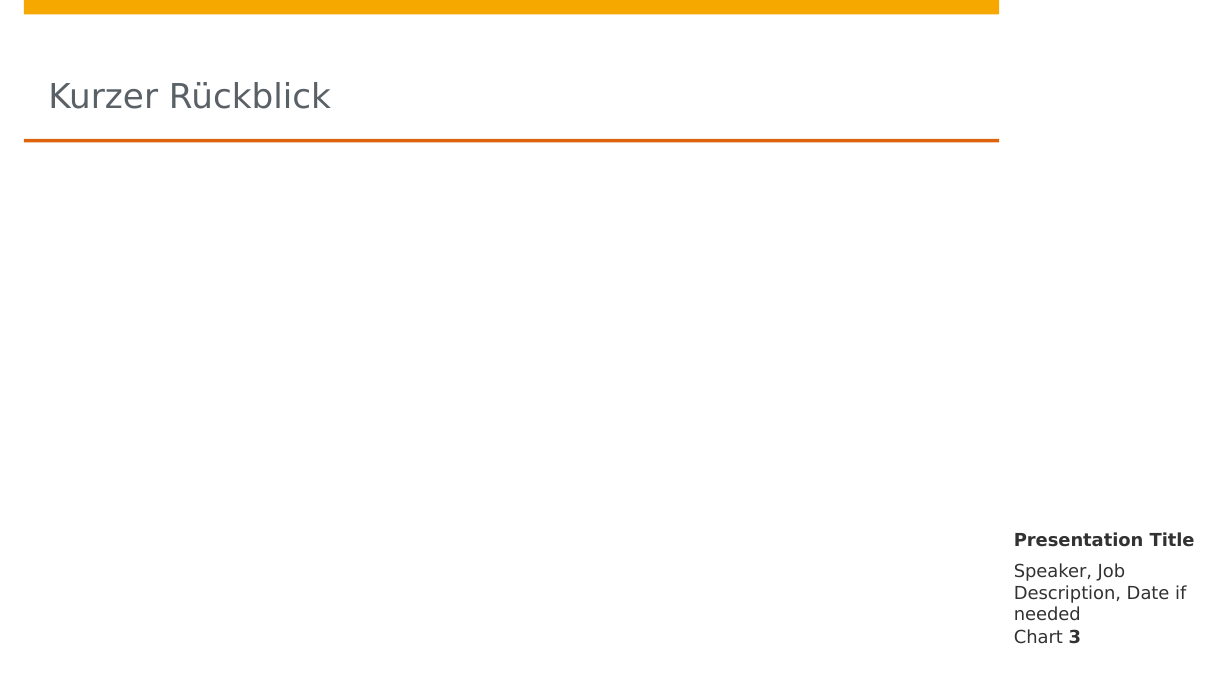
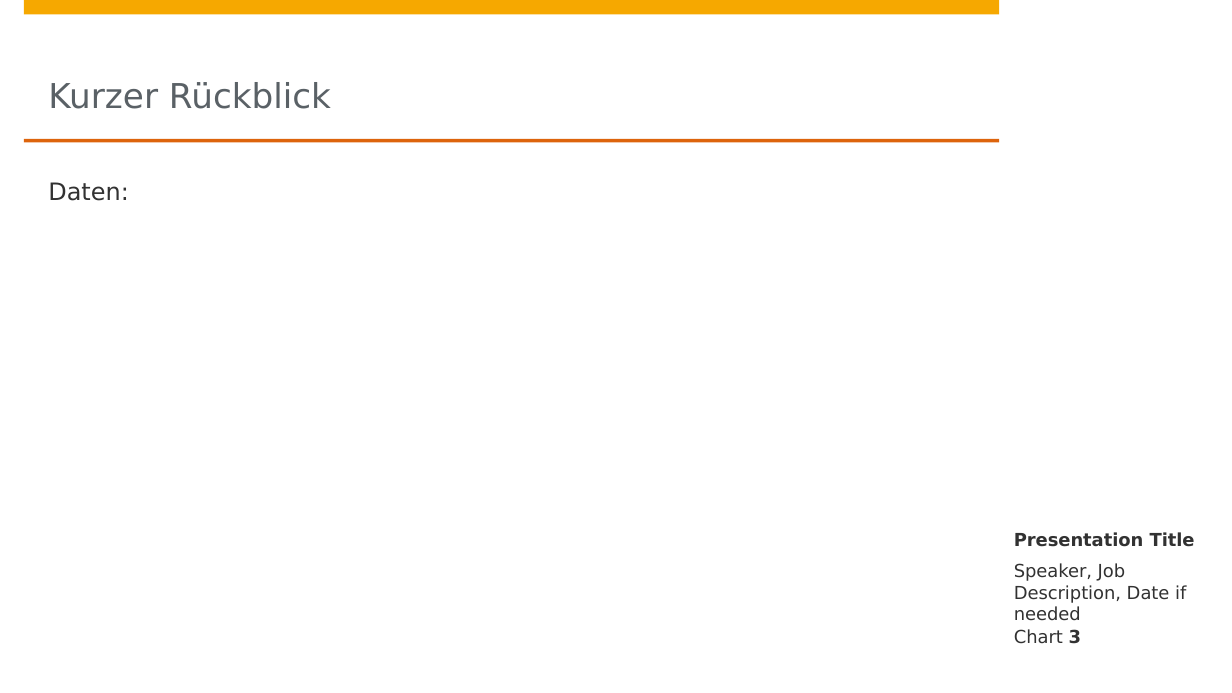
Before and after one commit to johanneshoetter/Health-Data-Integration, a slide deck: slide 3 of presentations/integration.pptx. Drawn at 1232x693 pixels with LibreOffice and Linux fonts; fonts in the diff are those of the drawing; background and template pictures are left out. Boxes give left, top, right and bottom in pixels: in the first picture for what was removed or moved away, otherwise in the second. Text is boxed around its words. In the diff, an @@ line names an element or a change of style, - is before the commit and + after.

```diff
--- a/presentations/integration.pptx
+++ b/presentations/integration.pptx
@@ text added at (48,182,129,201), 14 pt, text #323232 @@
+Daten:
```
Also in this commit, not shown: 2 other slides changed, 4 slides added, 7 slides removed, 5 other files.
